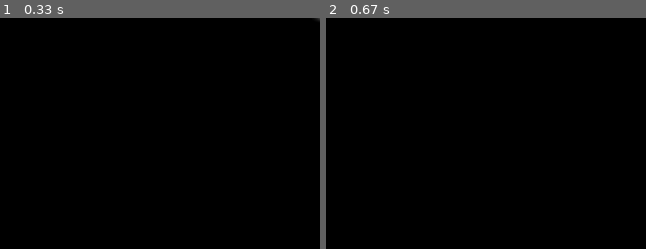
Above: before the commit, frames 1-2 (left to right).
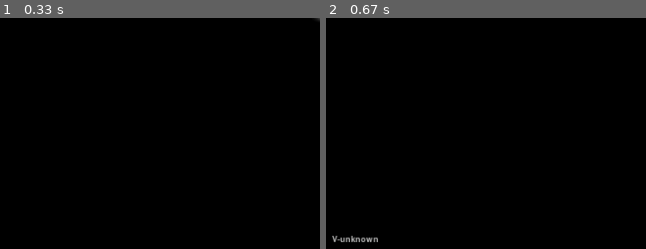
Above: after the commit, the same moments.

Repository: Frostlock/Warrens-II
Game: pygame game, started from src/WarrensClient/MainApplication.py
Two runs of this game, one before a commit and one after it. Both use one fixed random seed, a clock stepped at 60 frames per second and the inputs below.
Inputs (mouse positions are % of the whole screen's width and height, from its top left):
- Up to frame 1 (0.33 s): no input
- Up to frame 2 (0.67 s): hold Right from 0.33 s (still down); move the mouse to (65, 34) at 0.37 s
The pictures show only the part of the screen within x 0-50%, y 50-100%; the shares and areas given below are measured in that part.

Frame 1 is identical in both runs. In frame 2, 0.3% of the frame differs, in the area x 1-17%, y 94-97%.

Commit message:
starting point for demo app

Diff:
--- /dev/null
+++ b/src/Demo.py
@@ -0,0 +1,65 @@
+"""
+This file contains a launcher for the first demo release of Warrens-II.
+"""
+from WarrensClient.MainApplication import MainApplication
+from WarrensGame.World import World
+import os
+import sys
+
+
+class DemoApplication(MainApplication):
+    """
+    Subclass with some reduced functionality
+    """
+    pass
+    # def _main_loop(self):
+    #     """
+    #     Private function that contains the main loop of the application.
+    #     :return: None
+    #     """
+    #     Audio.start_music()
+    #     if INTERFACE.SHOW_SPLASH_SCREEN:
+    #         GuiUtilities.show_splash(self.surface_display)
+    #
+    #     # Version Number
+    #     version_surface = GuiUtilities.FONT_PANEL.render(self.version_number, 1, COLORS.PANEL_FONT)
+    #     version_position = (10, self.surface_display.get_height() - version_surface.get_height() - 10)
+    #     self.surface_display.blit(version_surface, version_position)
+    #
+    #     # Show menu
+    #     options = ['New game', 'Controls', 'Quit']
+    #     keys = ['n', 'c', 'q']
+    #     while True:
+    #         selection = GuiUtilities.show_menu(self.surface_display, 'Main Menu', options, keys)
+    #         if selection is None:
+    #             return
+    #         elif selection == 0:
+    #             print('Main Menu: ' + options[0])
+    #             self.event_new_game()
+    #         elif selection == 1:
+    #             print('Main Menu: ' + options[1])
+    #             GuiUtilities.show_message_controls(self.surface_display)
+    #         elif selection == 2:
+    #             print('Main Menu: ' + options[2])
+    #             sys.exit()
+    #         else:
+    #             print('Main menu: unknown selection...?')
+    #
+    # def event_new_game(self):
+    #     """
+    #     Event handler to create a new game.
+    #     :return: None
+    #     """
+    #     # Create a new world
+    #     world = World()
+    #     # Add a player character
+    #     player = world.new_player()
+    #     # Show interface to control player
+    #     InterfaceForPlayer(player)
+
+
+if __name__ == '__main__':
+    # The following ensures that working directory is set correctly when executing in a pyinstaller generated package.
+    if getattr(sys, 'frozen', False):
+        os.chdir(sys._MEIPASS)
+    DemoApplication("Demo Version")
--- a/src/WarrensClient/MainApplication.py
+++ b/src/WarrensClient/MainApplication.py
@@ -6,7 +6,7 @@
 import pygame
 from pygame.locals import *
 from WarrensClient import GuiUtilities
-from WarrensClient.CONFIG import INTERFACE
+from WarrensClient.CONFIG import INTERFACE, COLORS
 from WarrensClient.InterfaceForPlayer import InterfaceForPlayer
 from WarrensClient import Audio
 from WarrensGame.World import World
@@ -16,6 +16,14 @@
     """
     PyGame implementation for dungeonGame GUI
     """
+
+    @property
+    def version_number(self):
+        """
+        Version number, can be used to give a visual indication on the version of the application.
+        :return: String
+        """
+        return self._version_number
 
     @property
     def surface_display(self):
@@ -51,17 +59,20 @@
     def game_server(self):
         """
         Property to access the game server.
+
         """
         return self._game_server
 
-    def __init__(self):
+    def __init__(self, version_number=None):
         """
         Constructor
+        :param version_number: String, application version identifier
         """
         # Initialize pygame
         GuiUtilities.init_pygame()
 
         # Initialize properties
+        self._version_number = version_number
         self._game_server = None
 
         # Initialize display surface
@@ -71,7 +82,7 @@
         # - I have two screens so divide width by two
         # - I have a window manager panel which always takes up 24 pixels on first screen
         self.fullscreen_sdl_position = "0, 0"
-        self.fullscreen_size = (int(display_info.current_w // 2), display_info.current_h - 24)
+        self.fullscreen_size = (int(display_info.current_w // 2), display_info.current_h)
         self.window_size = (1000, 750)
         self._fullscreen = False
         self.setup_surfaces(self.window_size)
@@ -102,10 +113,15 @@
         if INTERFACE.SHOW_SPLASH_SCREEN:
             GuiUtilities.show_splash(self.surface_display)
 
+        # Version Number
+        version_surface = GuiUtilities.FONT_PANEL.render(self.version_number, 1, COLORS.PANEL_FONT)
+        version_position = (10, self.surface_display.get_height() - version_surface.get_height() - 10)
+
         # Show menu
         options = ['New game', 'Controls', 'Quit']
         keys = ['n', 'c', 'q']
         while True:
+            self.surface_display.blit(version_surface, version_position)
             selection = GuiUtilities.show_menu(self.surface_display, 'Main Menu', options, keys)
             if selection is None:
                 return
@@ -136,4 +152,4 @@
 
 if __name__ == "__main__":
     # Quickstart code to test out the main application
-    MainApplication()
+    MainApplication("V-unknown")
